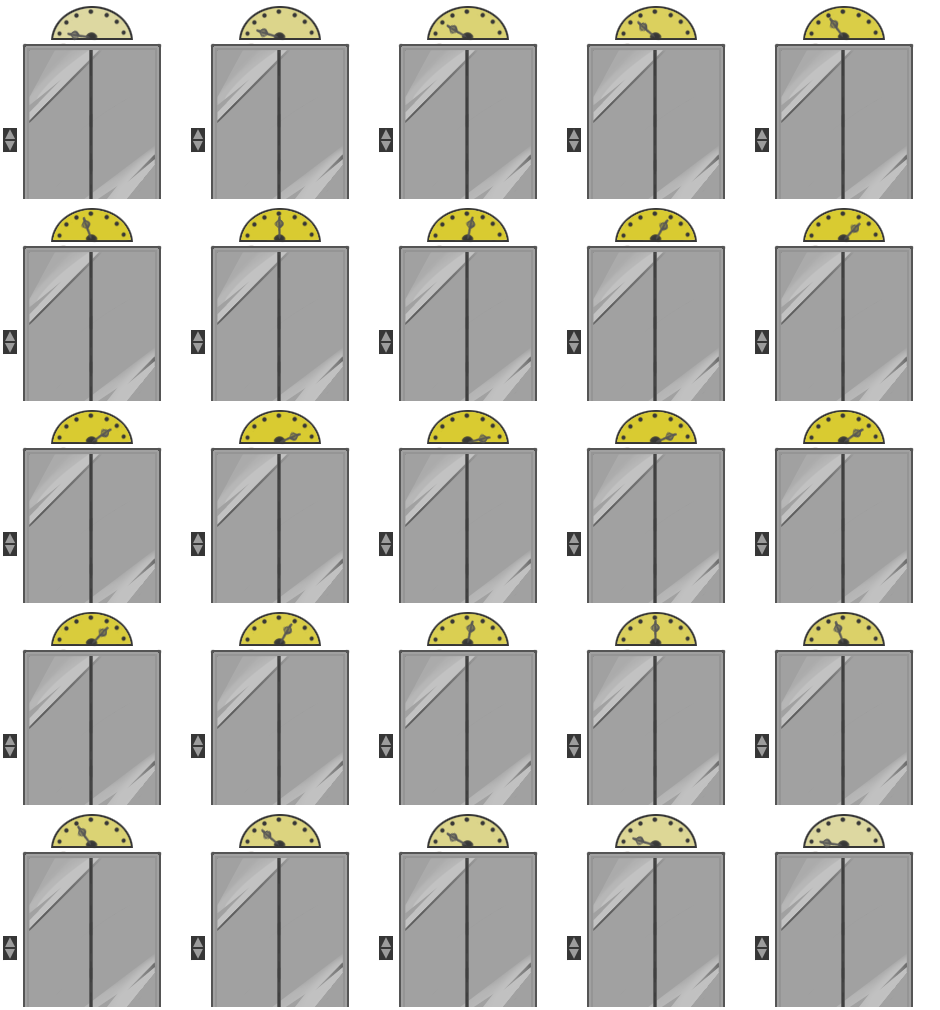
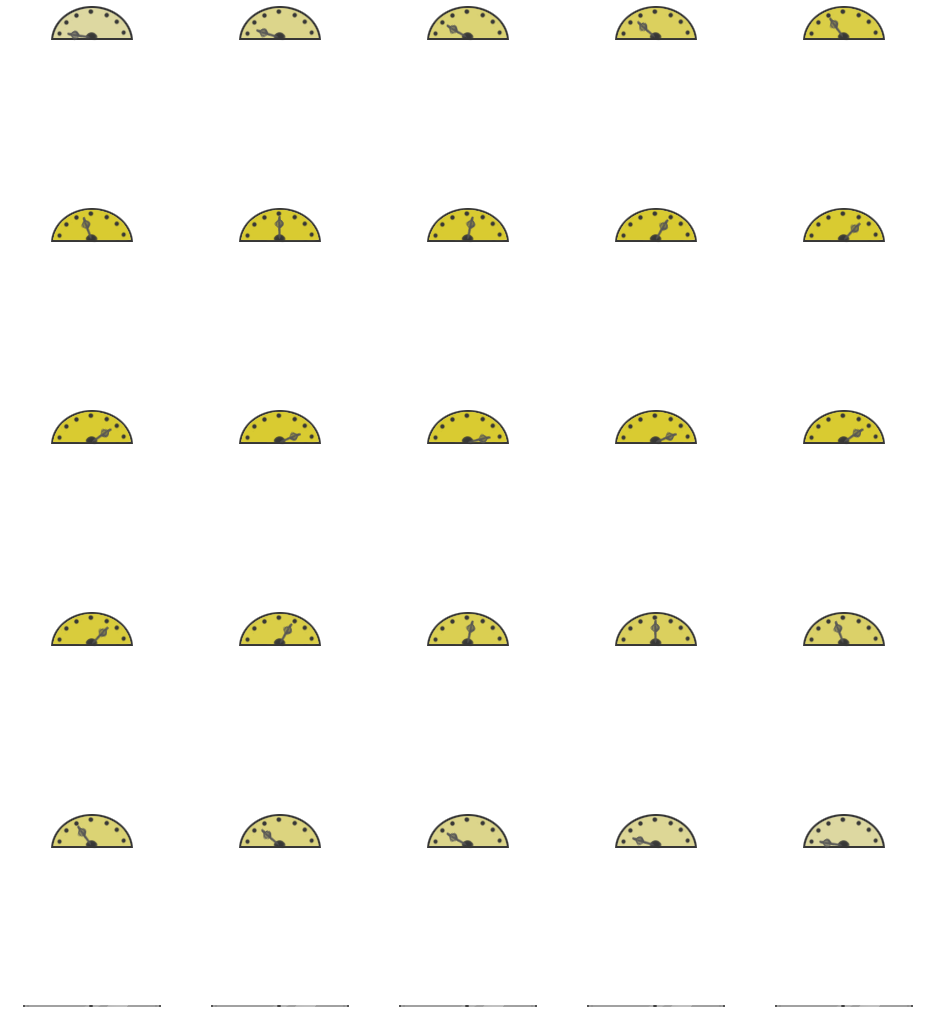
Layers edited between the first and the second 940×1010 image:
painted on "Layer 25" over [755, 851, 914, 1005]
painted on "Layer 24" over [567, 851, 726, 1005]
painted on "Layer 23" over [379, 851, 538, 1005]
painted on "Layer 22" over [191, 851, 350, 1005]
painted on "Layer 20" over [755, 649, 914, 805]
painted on "Layer 19" over [567, 649, 726, 805]
painted on "Layer 18" over [379, 649, 538, 805]
painted on "Layer 17" over [191, 649, 350, 805]
painted on "Layer 16" over [3, 649, 162, 805]
painted on "Layer 15" over [755, 447, 914, 603]
painted on "Layer 14" over [567, 447, 726, 603]
painted on "Layer 13" over [379, 447, 538, 603]
painted on "Layer 12" over [191, 447, 350, 603]
painted on "Layer 11" over [3, 447, 162, 603]
painted on "Layer 10" over [755, 245, 914, 401]
painted on "Layer 9" over [567, 245, 726, 401]
painted on "Layer 8" over [379, 245, 538, 401]
painted on "Layer 7" over [191, 245, 350, 401]
painted on "Layer 6" over [3, 245, 162, 401]
painted on "Layer 5" over [755, 43, 914, 199]
painted on "Layer 4" over [567, 43, 726, 199]
painted on "Layer 3" over [379, 43, 538, 199]
painted on "Layer 2" over [191, 43, 350, 199]
painted on "Layer 1" over [3, 43, 162, 199]
…and 1 more changes (1 painted)
